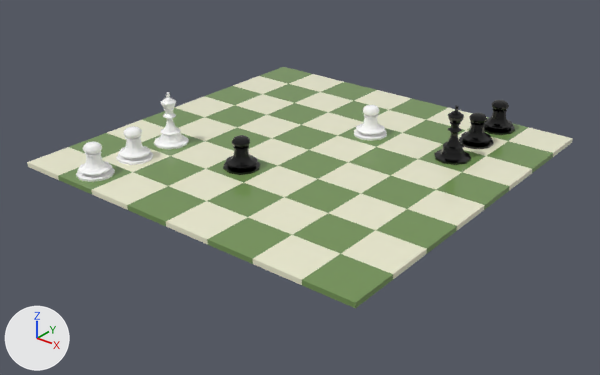
What one commit did to the FBX model Assets/Scenes/BoardGames/Chess/Movements/animations/king.fbx.
Both versions are drawn from a 50 mm lens placed at (19.5, -24.9, 13.8), pointed at (0.4, -1.1, -1.0). Arrows for +X, +Y and +Z are at lower left; the lights stay in place. Where no turn or scale is listed for an object, it has been applied to the vertices.

In view in the first picture: 'Plane', 'king', 'king.001', 'pawn.002', 'pawn.006', 'pawn.007', 'pawn.008', 'pawn.009', 'pawn.013'.
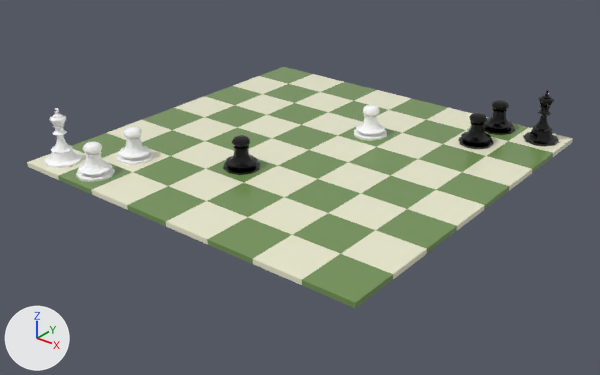
Patch to the scene script:
```diff
--- a/Assets/Scenes/BoardGames/Chess/Movements/animations/king.fbx.py
+++ b/Assets/Scenes/BoardGames/Chess/Movements/animations/king.fbx.py
@@ ob_king @@
 ob_king = bpy.data.objects.new('king', me_cylinder_040)
-ob_king.location = (-5.0, -3.0, 0.29)
+ob_king.location = (-7.0, -7.0, 0.29)
@@ ob_king_001 @@
 ob_king_001 = bpy.data.objects.new('king.001', me_cylinder_039)
-ob_king_001.location = (5.0, 3.0, 0.29)
+ob_king_001.location = (7.0, 7.0, 0.29)
```

Location of each change, (x1, y1, x2, y2) in pixels of the pictures (600 x 375 px):
'king', moved
    before: (154, 92, 189, 149)
    after: (44, 108, 82, 168)
'king.001', moved
    before: (434, 105, 471, 165)
    after: (523, 90, 559, 147)
